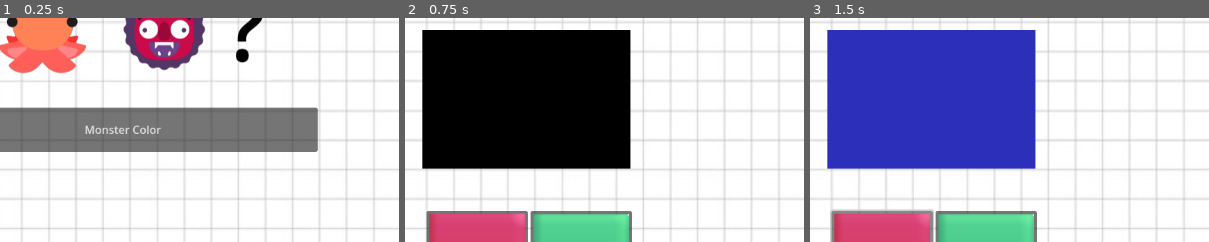
Above: before the commit, frames 1-3 (left to right).
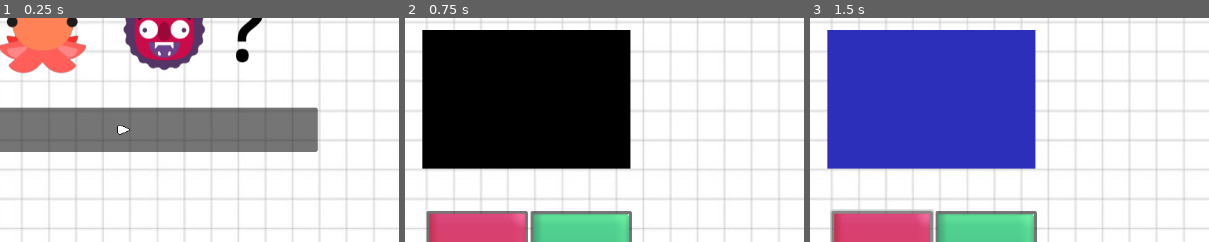
Above: after the commit, the same moments.

Repository: TNT-A/Monster-Identifier
Game: Godot game, scene res://game_manager/game_manager.tscn
Same seed, same stepped clock (60 frames per second), same inputs: the game is played once before the commit and once after it.
Inputs (mouse positions are % of the whole screen's width and height, from its top left):
- Up to frame 1 (0.25 s): no input
- Up to frame 2 (0.75 s): click (50, 63) at 0.5 s
- Up to frame 3 (1.5 s): click (44, 93) at 1.25 s
The pictures show only the part of the screen within x 35-84%, y 39-88%; the shares and areas given below are measured in that part.

The runs differ from the first frame. In frame 1, 0.4% of the frame differs, in the area x 21-41%, y 47-53%; in frame 2, nothing differs; in frame 3, nothing differs.

Commit message:
actual final push

Diff:
--- a/TitleScreen/title_screen.tscn
+++ b/TitleScreen/title_screen.tscn
@@ -1,6 +1,7 @@
-[gd_scene load_steps=4 format=3 uid="uid://b0lqqf8dwxui2"]
+[gd_scene load_steps=5 format=3 uid="uid://b0lqqf8dwxui2"]
 
 [ext_resource type="Script" path="res://TitleScreen/title_screen.gd" id="1_3obt4"]
+[ext_resource type="Texture2D" uid="uid://cj8c6wshqax6e" path="res://sprites/playButton.png" id="2_ux371"]
 [ext_resource type="Texture2D" uid="uid://qkowmmwafnd8" path="res://sprites/Colors/logo.png" id="2_xvftn"]
 
 [sub_resource type="LabelSettings" id="LabelSettings_wnlen"]
@@ -25,8 +26,8 @@
 [node name="ButtonMonsterColor" type="Button" parent="CenterContainer/VBoxContainer"]
 custom_minimum_size = Vector2(0, 64)
 layout_mode = 2
-text = "Monster Color
-"
+icon = ExtResource("2_ux371")
+icon_alignment = 1
 
 [node name="Sprite2D" type="Sprite2D" parent="."]
 position = Vector2(583, 267)
Binary file added: sprites/playButton.png
Not shown, added: sprites/playButton.png.import
